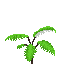
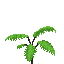
Revision of a layered w=64, h=64 image; what changed, layer by layer:
painted on "Layer 1" over <box>10,29,53,58</box>
painted on "Layer 0", masked it over <box>5,26,56,64</box>
